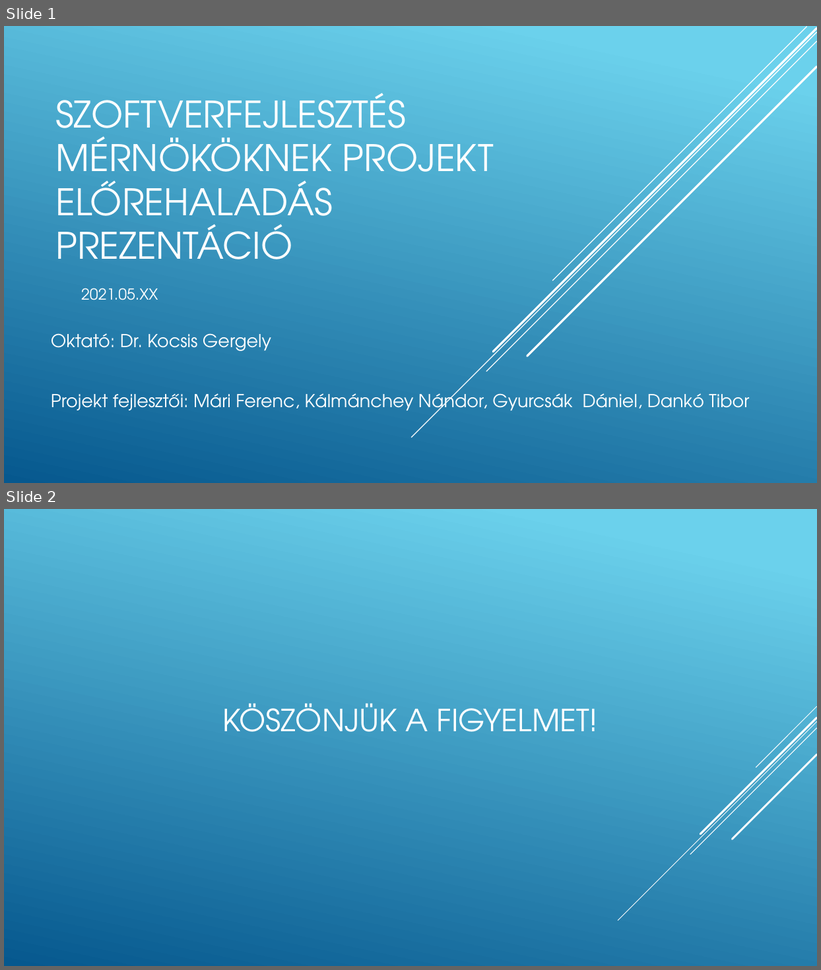
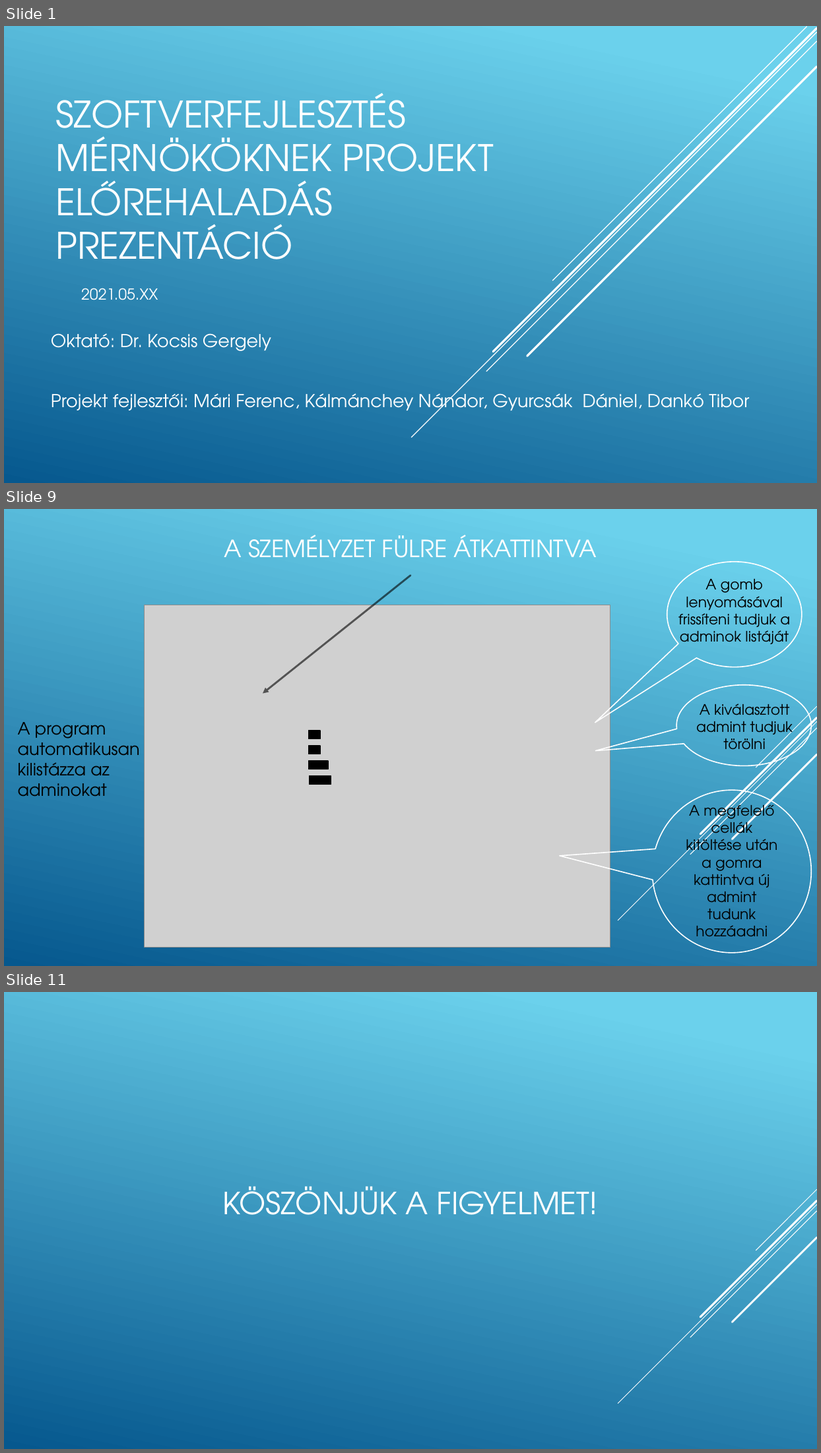
Before and after one commit to mariferi/Pontus, a slide deck: Végső_Szoftverfejlesztes_mernokoknek_projekt_elorehaladas_prezentacio.pptx. Shown one above the other, each under a label of ours: slides 1 and 2 before the commit, slides 1, 9 and 11 after it; the slides between them are not shown. The pictures are 821x970 and 821x1453 pixels, drawn with LibreOffice and Linux fonts; fonts in the diff are those of the drawing; grey boxes stand for pictures. Boxes give left, top, right and bottom in pixels: in the first picture for what was removed or moved away, otherwise in the second. Text is boxed around its words. In the diff, an @@ line names an element or a change of style, - is before the commit and + after.

```diff
--- a/Végső_Szoftverfejlesztes_mernokoknek_projekt_elorehaladas_prezentacio.pptx
+++ b/Végső_Szoftverfejlesztes_mernokoknek_projekt_elorehaladas_prezentacio.pptx
@@ slide 9 added at <box>4,509,817,966</box>, background gradient #6ED2EB to #06588E; not listed: 5 template elements that a slide beside it also shows @@
@@ title added at <box>224,535,597,558</box>, 28 pt, text #FFFFFF @@
+A SZEMÉLYZET FÜLRE ÁTKATTINTVA
@@ speech bubble added at <box>667,561,802,667</box>, outline #FFFFFF 1.25 pt @@
@@ arrow added from (411, 576) to (263, 694), #000000 2.25 pt @@
@@ text added at <box>679,579,790,648</box>, 17 pt, text #000000 @@
+A gomb lenyomásával frissíteni tudjuk a adminok listáját
@@ picture added at <box>145,605,611,948</box> @@
@@ speech bubble added at <box>677,685,812,766</box>, outline #FFFFFF 1.25 pt @@
@@ text added at <box>696,704,793,750</box>, 17 pt, text #000000 @@
+A kiválasztott admint tudjuk törölni
@@ text added at <box>18,722,140,797</box>, 20 pt, text #000000 @@
+A program automatikusan kilistázza az adminokat
@@ rectangle added at <box>308,730,320,739</box>, fill #000000, outline #000000 1.25 pt @@
@@ rectangle added at <box>308,746,320,755</box>, fill #000000, outline #000000 1.25 pt @@
@@ rectangle added at <box>308,761,328,770</box>, fill #000000, outline #000000 1.25 pt @@
@@ rectangle added at <box>309,776,331,785</box>, fill #000000, outline #000000 1.25 pt @@
@@ speech bubble added at <box>652,790,812,953</box>, outline #FFFFFF 1.25 pt @@
@@ text added at <box>686,801,778,937</box>, 17 pt, text #000000 @@
+A megfelelő cellák kitöltése után a gomra kattintva új admint tudunk hozzáadni
@@ what was slide 2 is now slide 11 @@
```
Also in this commit, not shown: 8 other slides added.
